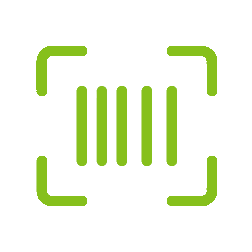
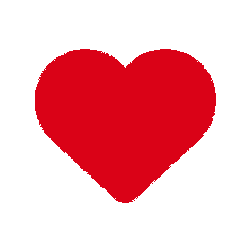
Two versions of the same layered image (252x252). Layer-by-layer changes:
added layer "heart" above "menu" over [left=35, top=49, right=216, bottom=203]
hid "fdgedf" over [left=36, top=46, right=217, bottom=206]
